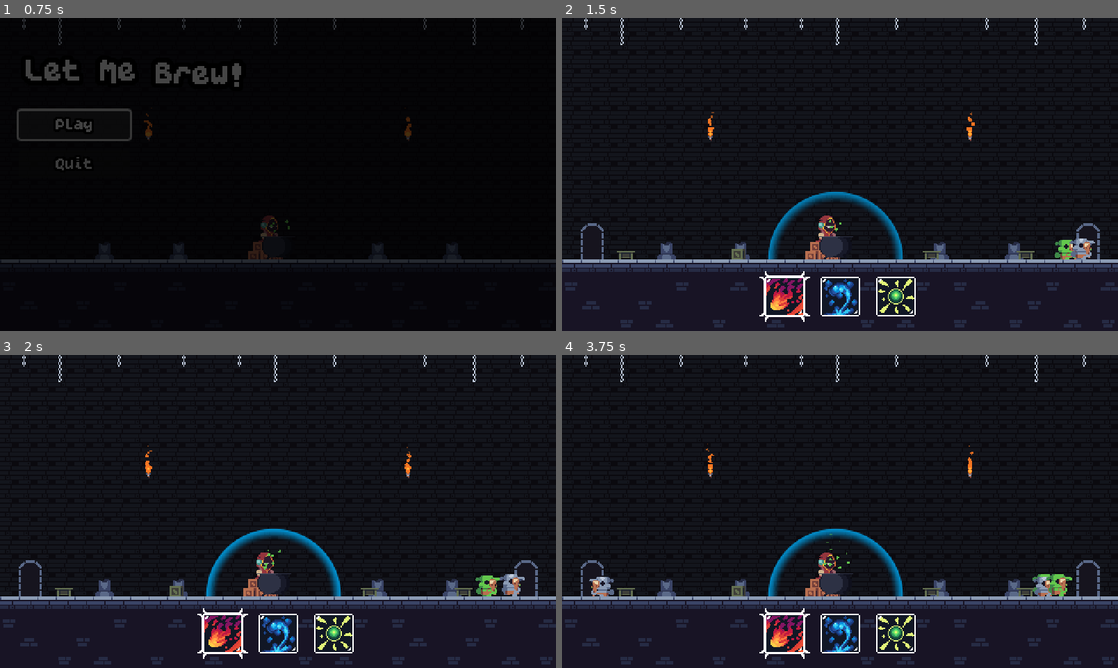
Above: before the commit, frames 1-4 (two rows, left to right).
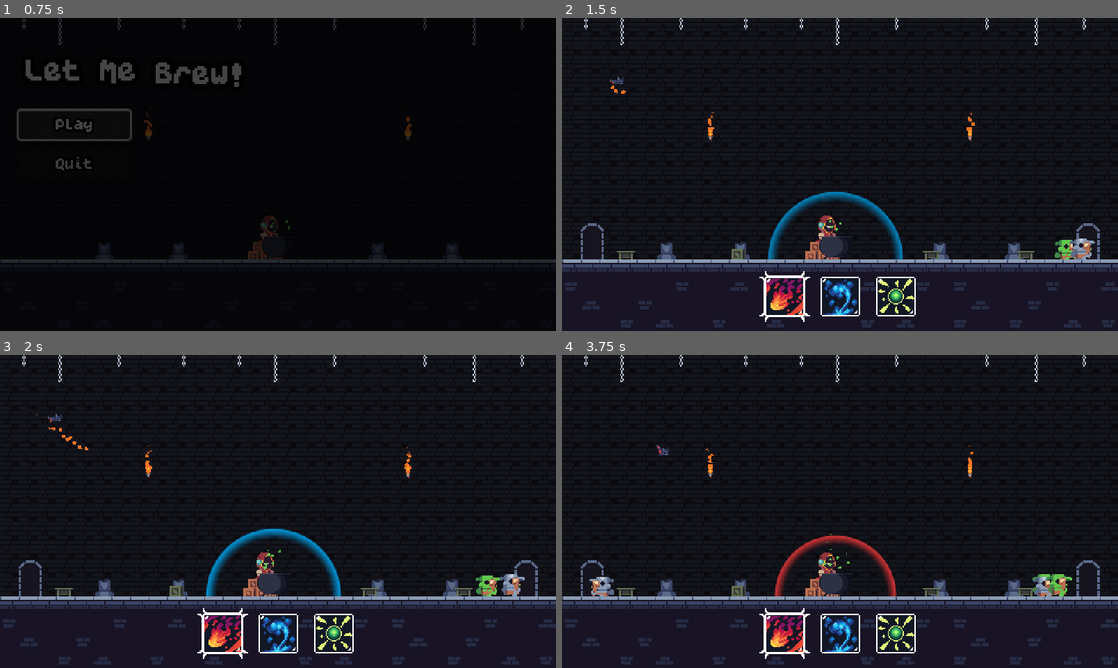
Above: after the commit, the same moments.

Repository: Joao-victor-da-silva/Let_Me_Brew
Game: Godot game, scene res://cenas/tela_titulo.tscn
The game is run twice, just before and just after one commit, with the same random seed, the same clock (stepped at 60 frames per second) and the same inputs.
Inputs (mouse positions are in pixels of both pictures, inside the frame that each line leads up to):
- Up to frame 1 (0.75 s): click "Play" at 0.5 s
- Up to frame 2 (1.5 s): click (784, 296) at 1.25 s
- Up to frame 3 (2 s): no input
- Up to frame 4 (3.75 s): click (840, 633) at 2 s; click (895, 633) at 2.75 s; click (784, 633) at 3.5 s

Frame 1 is identical in both runs. In frame 2, less than 0.1% of the frame differs, in the area x 8-12%, y 18-25%; in frame 3, less than 0.1%; in frame 4, 1.7%, in the area x 16-62%, y 28-78%.

Commit message:
Morcego que atira projeteis

Diff:
--- a/cenas/jogo.gd
+++ b/cenas/jogo.gd
@@ -1,8 +1,6 @@
 extends Node2D
 
 @onready var animation_player = $AnimationPlayer
-
-# Logica dos rounds, spawn de monstros vai aqui
 
 func _ready():
 	Transitions.fade_from_black(0.25)
@@ -17,4 +15,5 @@
 	get_tree().reload_current_scene()
 
 func menu_principal():
+	get_tree().paused = false
 	get_tree().change_scene_to_file("res://cenas/tela_titulo.tscn")
--- a/cenas/jogo.tscn
+++ b/cenas/jogo.tscn
@@ -6,6 +6,7 @@
 [ext_resource type="Script" uid="uid://7vjsmcbsq0qo" path="res://cenas/spawner.gd" id="4_dtkcs"]
 [ext_resource type="Script" uid="uid://c0wxbn2khqekr" path="res://assets/resources/monster_wave.gd" id="5_srya6"]
 [ext_resource type="Texture2D" uid="uid://doiwhr1tex2oc" path="res://assets/tilesets/Doors.png" id="6_dtkcs"]
+[ext_resource type="PackedScene" uid="uid://c6r0piwlt561k" path="res://cenas/monstros/morcego.tscn" id="7_v6mw0"]
 [ext_resource type="PackedScene" uid="uid://dafsy7q7qk1pc" path="res://prefabs/spawn_mobilia.tscn" id="8_v6mw0"]
 
 [sub_resource type="RectangleShape2D" id="RectangleShape2D_1frua"]
@@ -197,7 +198,11 @@
 [node name="Inimigos" type="Node2D" parent="Mundo"]
 metadata/_edit_lock_ = true
 
+[node name="Morcego" parent="Mundo/Inimigos" instance=ExtResource("7_v6mw0")]
+position = Vector2(48, 63)
+
 [node name="SpawnMobilia" parent="Mundo" instance=ExtResource("8_v6mw0")]
+metadata/_edit_lock_ = true
 
 [node name="CanvasModulate" type="CanvasModulate" parent="."]
 metadata/_edit_lock_ = true
--- /dev/null
+++ b/cenas/monstros/morcego.gd
@@ -0,0 +1,21 @@
+extends "res://cenas/monstros/monstro.gd"
+
+const CENA_PROJETIL = preload("res://cenas/monstros/projetil.tscn")
+
+func _physics_process(delta):
+	if timer_ataque.is_stopped() && parado == false:
+		var distancia_player = Globals.posicao_player.distance_to(global_position)
+		if distancia_player > 100.0:
+			var direcao_player = global_position.direction_to(Globals.posicao_player)
+			velocity = speed * direcao_player
+			move_and_collide(velocity * delta)
+		else:
+			timer_ataque.start()
+			animation_player.play("ataque")
+
+func ataque():
+	var direcao_player = global_position.direction_to(Globals.posicao_player)
+	var projetil = CENA_PROJETIL.instantiate()
+	add_child(projetil)
+	projetil.global_position = global_position
+	projetil.atirar(direcao_player)
--- /dev/null
+++ b/cenas/monstros/morcego.tscn
@@ -0,0 +1,134 @@
+[gd_scene load_steps=19 format=3 uid="uid://c6r0piwlt561k"]
+
+[ext_resource type="PackedScene" uid="uid://dg8xkso3krrth" path="res://cenas/monstros/goblin.tscn" id="1_tk46c"]
+[ext_resource type="Script" uid="uid://20lgkrma4qxa" path="res://cenas/monstros/morcego.gd" id="2_2pmc6"]
+[ext_resource type="Texture2D" uid="uid://bbjysijr1n1r4" path="res://assets/sprites/BatVampire_Sheet.png" id="5_yl83i"]
+
+[sub_resource type="AtlasTexture" id="AtlasTexture_vv5y5"]
+atlas = ExtResource("5_yl83i")
+region = Rect2(0, 0, 32, 32)
+
+[sub_resource type="AtlasTexture" id="AtlasTexture_yl83i"]
+atlas = ExtResource("5_yl83i")
+region = Rect2(32, 0, 32, 32)
+
+[sub_resource type="AtlasTexture" id="AtlasTexture_p252q"]
+atlas = ExtResource("5_yl83i")
+region = Rect2(64, 0, 32, 32)
+
+[sub_resource type="AtlasTexture" id="AtlasTexture_hxlha"]
+atlas = ExtResource("5_yl83i")
+region = Rect2(96, 0, 32, 32)
+
+[sub_resource type="AtlasTexture" id="AtlasTexture_akyip"]
+atlas = ExtResource("5_yl83i")
+region = Rect2(0, 32, 32, 32)
+
+[sub_resource type="AtlasTexture" id="AtlasTexture_37p5x"]
+atlas = ExtResource("5_yl83i")
+region = Rect2(32, 32, 32, 32)
+
+[sub_resource type="AtlasTexture" id="AtlasTexture_0rhov"]
+atlas = ExtResource("5_yl83i")
+region = Rect2(64, 32, 32, 32)
+
+[sub_resource type="AtlasTexture" id="AtlasTexture_1dl2t"]
+atlas = ExtResource("5_yl83i")
+region = Rect2(96, 32, 32, 32)
+
+[sub_resource type="AtlasTexture" id="AtlasTexture_likqh"]
+atlas = ExtResource("5_yl83i")
+region = Rect2(128, 32, 32, 32)
+
+[sub_resource type="AtlasTexture" id="AtlasTexture_2jkj2"]
+atlas = ExtResource("5_yl83i")
+region = Rect2(160, 32, 32, 32)
+
+[sub_resource type="AtlasTexture" id="AtlasTexture_bxcc3"]
+atlas = ExtResource("5_yl83i")
+region = Rect2(0, 0, 32, 32)
+
+[sub_resource type="AtlasTexture" id="AtlasTexture_nys2n"]
+atlas = ExtResource("5_yl83i")
+region = Rect2(32, 0, 32, 32)
+
+[sub_resource type="AtlasTexture" id="AtlasTexture_4501u"]
+atlas = ExtResource("5_yl83i")
+region = Rect2(64, 0, 32, 32)
+
+[sub_resource type="AtlasTexture" id="AtlasTexture_nuhwr"]
+atlas = ExtResource("5_yl83i")
+region = Rect2(96, 0, 32, 32)
+
+[sub_resource type="SpriteFrames" id="SpriteFrames_4501u"]
+animations = [{
+"frames": [{
+"duration": 1.0,
+"texture": SubResource("AtlasTexture_vv5y5")
+}, {
+"duration": 1.0,
+"texture": SubResource("AtlasTexture_yl83i")
+}, {
+"duration": 1.0,
+"texture": SubResource("AtlasTexture_p252q")
+}, {
+"duration": 1.0,
+"texture": SubResource("AtlasTexture_hxlha")
+}],
+"loop": true,
+"name": &"andando",
+"speed": 10.0
+}, {
+"frames": [{
+"duration": 1.0,
+"texture": SubResource("AtlasTexture_akyip")
+}, {
+"duration": 1.0,
+"texture": SubResource("AtlasTexture_37p5x")
+}, {
+"duration": 1.0,
+"texture": SubResource("AtlasTexture_0rhov")
+}, {
+"duration": 1.0,
+"texture": SubResource("AtlasTexture_1dl2t")
+}, {
+"duration": 1.0,
+"texture": SubResource("AtlasTexture_likqh")
+}, {
+"duration": 1.0,
+"texture": SubResource("AtlasTexture_2jkj2")
+}],
+"loop": false,
+"name": &"ataque",
+"speed": 8.0
+}, {
+"frames": [{
+"duration": 1.0,
+"texture": SubResource("AtlasTexture_bxcc3")
+}, {
+"duration": 1.0,
+"texture": SubResource("AtlasTexture_nys2n")
+}, {
+"duration": 1.0,
+"texture": SubResource("AtlasTexture_4501u")
+}, {
+"duration": 1.0,
+"texture": SubResource("AtlasTexture_nuhwr")
+}],
+"loop": true,
+"name": &"parado",
+"speed": 12.0
+}]
+
+[node name="Morcego" instance=ExtResource("1_tk46c")]
+script = ExtResource("2_2pmc6")
+
+[node name="Sprite" parent="." index="0"]
+sprite_frames = SubResource("SpriteFrames_4501u")
+frame = 5
+
+[node name="CollisionShape2D" parent="." index="1"]
+visible = false
+
+[node name="Hitbox" parent="." index="2"]
+visible = false
--- /dev/null
+++ b/cenas/monstros/projetil.gd
@@ -0,0 +1,21 @@
+extends Node2D
+
+@export var speed : float = 50.0
+@export var dano : float = 20.0
+
+var move_direction : Vector2
+var velocity : Vector2
+
+func _physics_process(delta):
+	velocity = speed * move_direction
+	global_position += velocity * delta
+	rotation = move_direction.angle() - PI/2
+	if global_position.distance_to(Globals.posicao_player) < Globals.tamanho_escudo:
+		destruir()
+
+func atirar(direcao: Vector2):
+	move_direction = direcao
+
+func destruir():
+	Globals.inimigo_atacou.emit(dano)
+	queue_free()
--- /dev/null
+++ b/cenas/monstros/projetil.tscn
@@ -0,0 +1,47 @@
+[gd_scene load_steps=8 format=3 uid="uid://cjrq1bo4ki3qs"]
+
+[ext_resource type="Script" uid="uid://dpig27jvd42n2" path="res://cenas/monstros/projetil.gd" id="1_ekpxj"]
+[ext_resource type="Texture2D" uid="uid://341mtqdrnyt4" path="res://assets/sprites/quadrado.png" id="1_r11ds"]
+
+[sub_resource type="Gradient" id="Gradient_ekpxj"]
+offsets = PackedFloat32Array(0, 0.418006, 1)
+colors = PackedColorArray(0.968627, 0.462745, 0.133333, 1, 0.968433, 0.463407, 0.133357, 0.977492, 0.96, 0.49216, 0.1344, 0)
+
+[sub_resource type="GradientTexture1D" id="GradientTexture1D_5c1k3"]
+gradient = SubResource("Gradient_ekpxj")
+
+[sub_resource type="Curve" id="Curve_f88qv"]
+_data = [Vector2(0, 1), 0.0, 0.0, 0, 0, Vector2(1, 0), -1.68896, 0.0, 0, 0]
+point_count = 2
+
+[sub_resource type="CurveTexture" id="CurveTexture_0fpg7"]
+curve = SubResource("Curve_f88qv")
+
+[sub_resource type="ParticleProcessMaterial" id="ParticleProcessMaterial_hr4aj"]
+particle_flag_disable_z = true
+emission_shape = 1
+emission_sphere_radius = 3.0
+angle_min = 1.07288e-05
+angle_max = 359.0
+direction = Vector3(0, -1, 0)
+spread = 5.0
+initial_velocity_min = 30.0
+initial_velocity_max = 40.0
+angular_velocity_min = 100.0
+angular_velocity_max = 200.0
+gravity = Vector3(0, 0, 0)
+scale_min = 1.5
+scale_max = 1.5
+scale_curve = SubResource("CurveTexture_0fpg7")
+color_ramp = SubResource("GradientTexture1D_5c1k3")
+
+[node name="Projetil" type="Node2D"]
+script = ExtResource("1_ekpxj")
+
+[node name="Fumaca" type="GPUParticles2D" parent="."]
+texture_filter = 1
+amount = 16
+texture = ExtResource("1_r11ds")
+lifetime = 0.75
+randomness = 0.25
+process_material = SubResource("ParticleProcessMaterial_hr4aj")
Not shown: 1 places in cenas/jogo.tscn that only renumber resources
Not shown, added: cenas/monstros/morcego.gd.uid
Not shown, added: cenas/monstros/projetil.gd.uid
Not shown, added: export_presets.cfg
